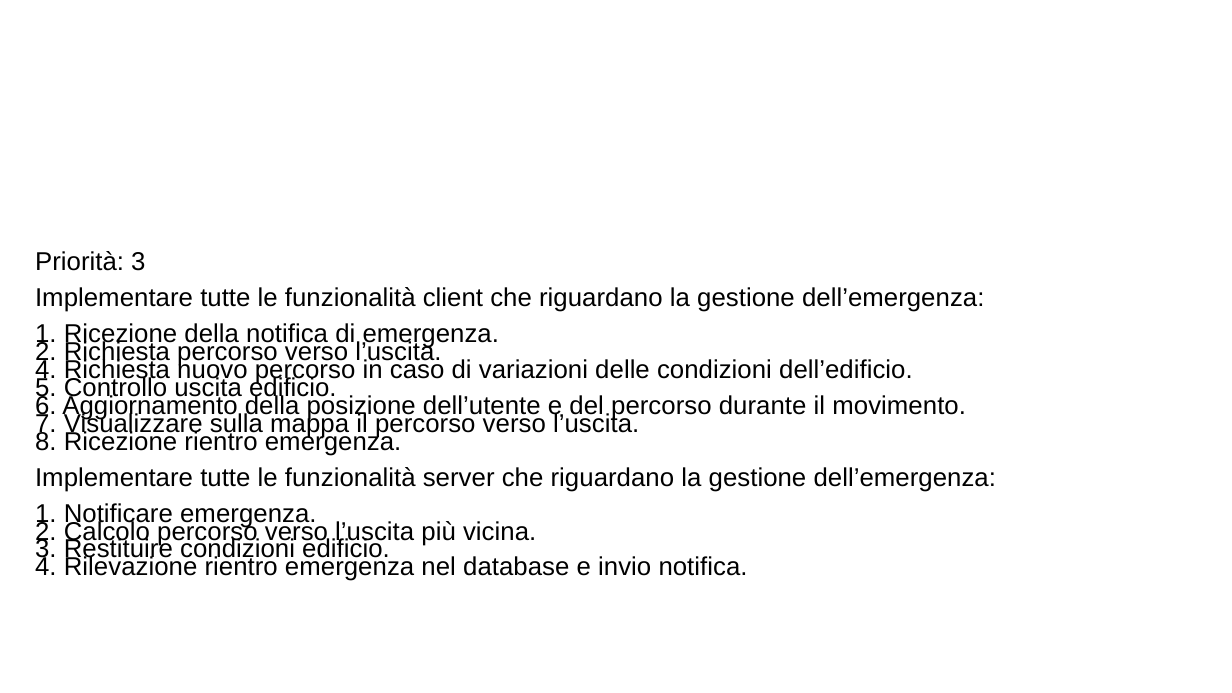
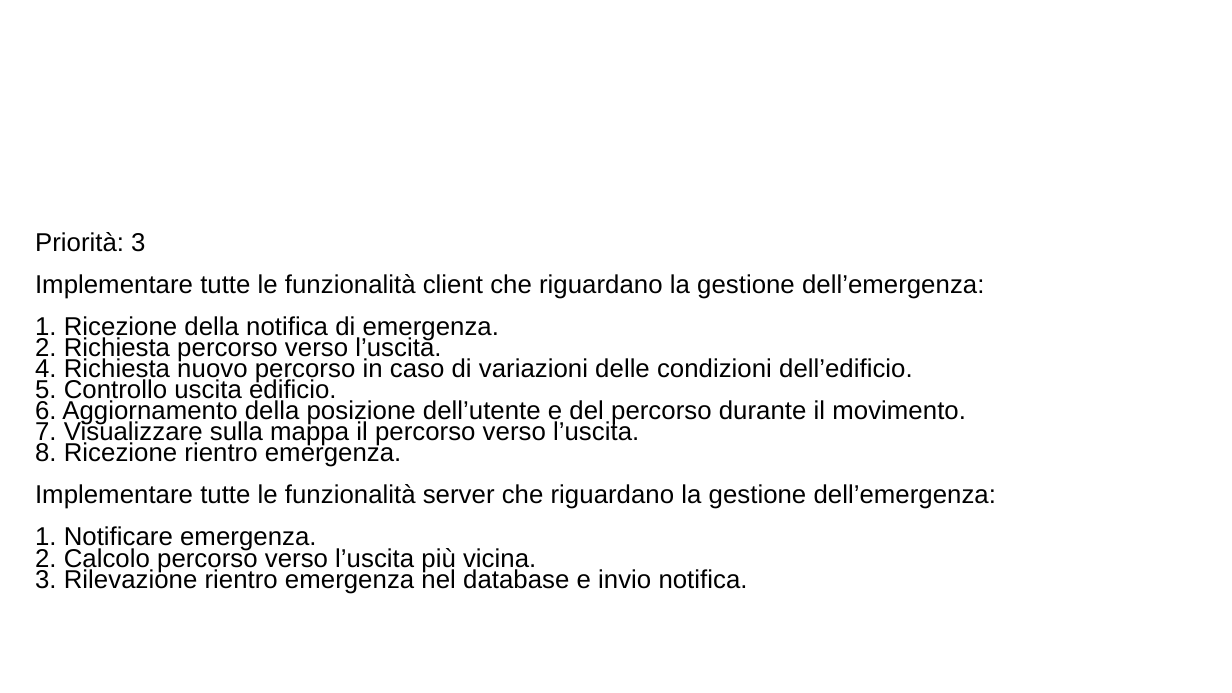
Before and after one commit to ecorradini/ProgettoIDS, a slide deck: slide 4 of AnalisiRequisiti/User Stories/UserStories.ppt. Drawn at 1232x693 pixels with LibreOffice and Linux fonts; fonts in the diff are those of the drawing; background and template pictures are left out. Boxes give left, top, right and bottom in pixels: in the first picture for what was removed or moved away, otherwise in the second. Text is boxed around its words. In the diff, an @@ line names an element or a change of style, - is before the commit and + after.

Commit message:
modificata user story 4

```diff
--- a/AnalisiRequisiti/User Stories/UserStories.ppt
+++ b/AnalisiRequisiti/User Stories/UserStories.ppt
@@ text at [35,232,996,573]: line spacing 0.58 to 0.68 @@
@@ text at [35,567,748,594]: text changed @@
-3. Restituire condizioni edificio.
-4. Rilevazione rientro emergenza nel database e invio notifica.
+3. Rilevazione rientro emergenza nel database e invio notifica.
```
